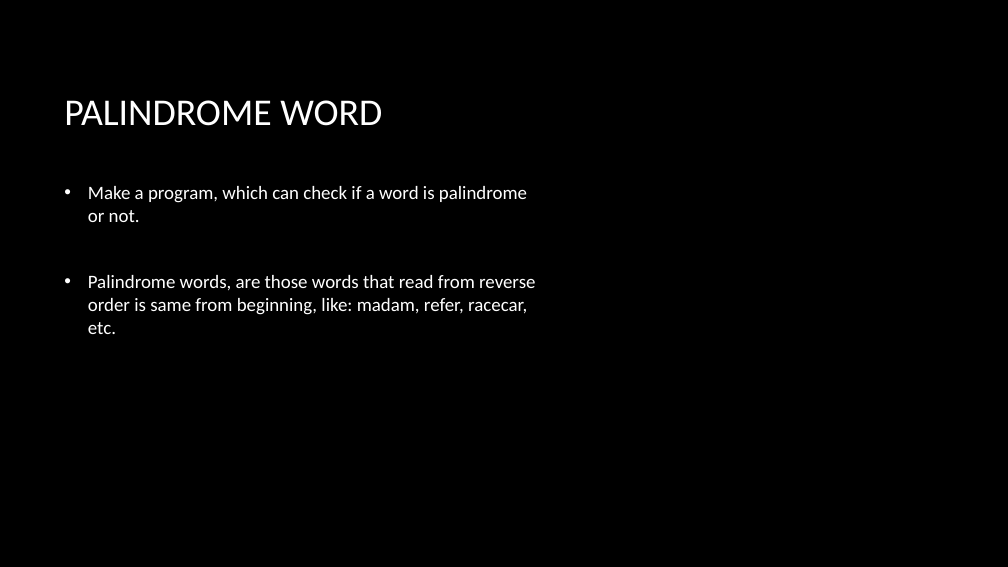
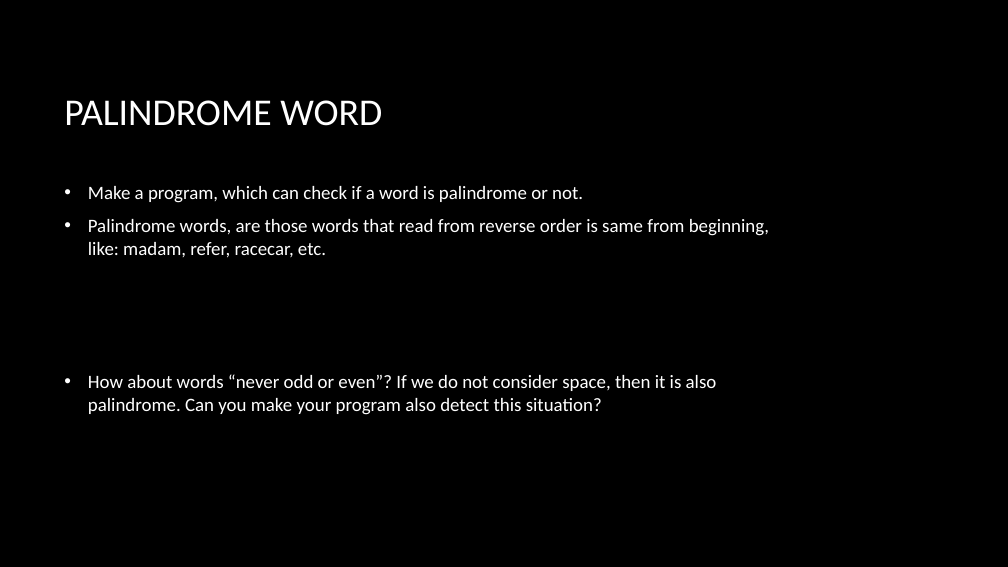
Before and after one commit to bon-netizen/Python-Class-Beginner, a slide deck: slide 9 of Py B - unit 2p.pptx (slide 3 before the commit). Drawn at 1008x567 pixels with LibreOffice and Linux fonts; fonts in the diff are those of the drawing; background and template pictures are left out. Boxes give left, top, right and bottom in pixels: in the first picture for what was removed or moved away, otherwise in the second. Text is boxed around its words. In the diff, an @@ line names an element or a change of style, - is before the commit and + after.

```diff
--- a/Py B - unit 2p.pptx
+++ b/Py B - unit 2p.pptx
@@ text at [88, 374, 717, 415]: paragraph added @@
+• How about words “never odd or even”? If we do not consider space, then it is also palindrome. Can you make your program also detect this situation?
```
Also in this commit, not shown: 10 slides added, 14 other files.
